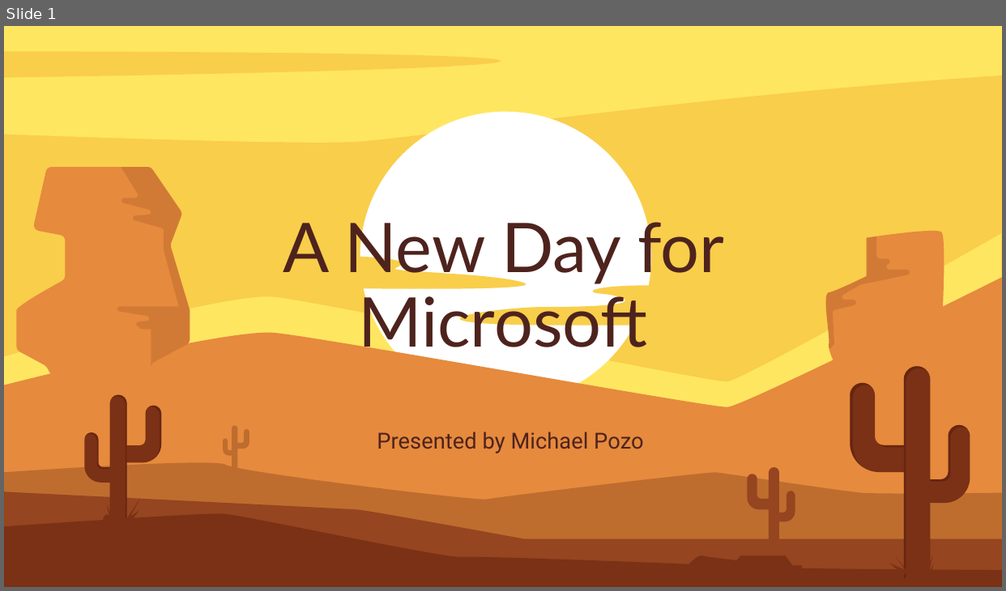
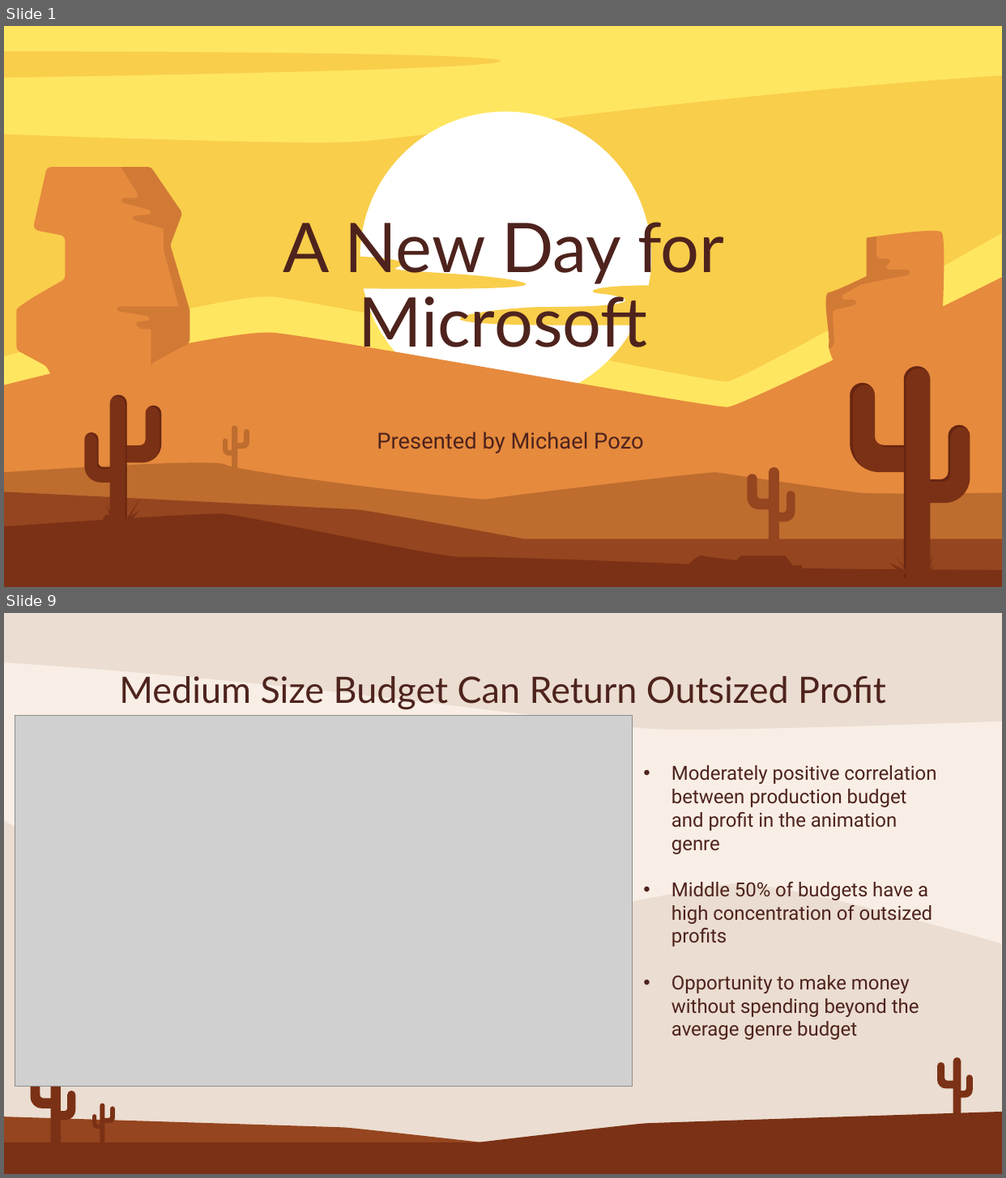
Before and after one commit to michael-pozo/Movie-Data-Analysis-, a slide deck: Movie Industry Analysis .pptx. Shown one above the other, each under a label of ours: slide 1 before the commit, slides 1 and 9 after it; the slides between them are not shown. The pictures are 1006x591 and 1006x1178 pixels, drawn with LibreOffice and Linux fonts; fonts in the diff are those of the drawing; grey boxes stand for pictures. Boxes give left, top, right and bottom in pixels: in the first picture for what was removed or moved away, otherwise in the second. Text is boxed around its words. In the diff, an @@ line names an element or a change of style, - is before the commit and + after.

```diff
--- a/Movie Industry Analysis .pptx
+++ b/Movie Industry Analysis .pptx
@@ slide 9 added at [4, 613, 1002, 1174], background #F8EEE5 @@
@@ freeform shape added at [4, 613, 1002, 730], fill #EBDDD1 @@
@@ title added at [119, 676, 886, 709], 35 pt, text #4E231D @@
+Medium Size Budget Can Return Outsized Profit
@@ picture added at [15, 716, 632, 1086] @@
@@ text added at [671, 765, 936, 1040], 18.7 pt, text #4E231D @@
+• Moderately positive correlation between production budget and profit in the animation genre
+• Middle 50% of budgets have a high concentration of outsized profits
+• Opportunity to make money without spending beyond the average genre budget
@@ freeform shape added at [4, 820, 1002, 1174], fill #EBDDD1 @@
@@ freeform shape added at [30, 1069, 75, 1148], fill #7B3115 @@
@@ freeform shape added at [938, 1058, 973, 1121], fill #7B3115 @@
@@ freeform shape added at [4, 1116, 1002, 1174], fill #95451F @@
@@ freeform shape added at [4, 1112, 1002, 1174], fill #7B3115 @@
@@ freeform shape added at [92, 1103, 115, 1143], fill #7B3115 @@
```
Also in this commit, not shown: 6 slides changed, 2 other slides added, 6 other files.
